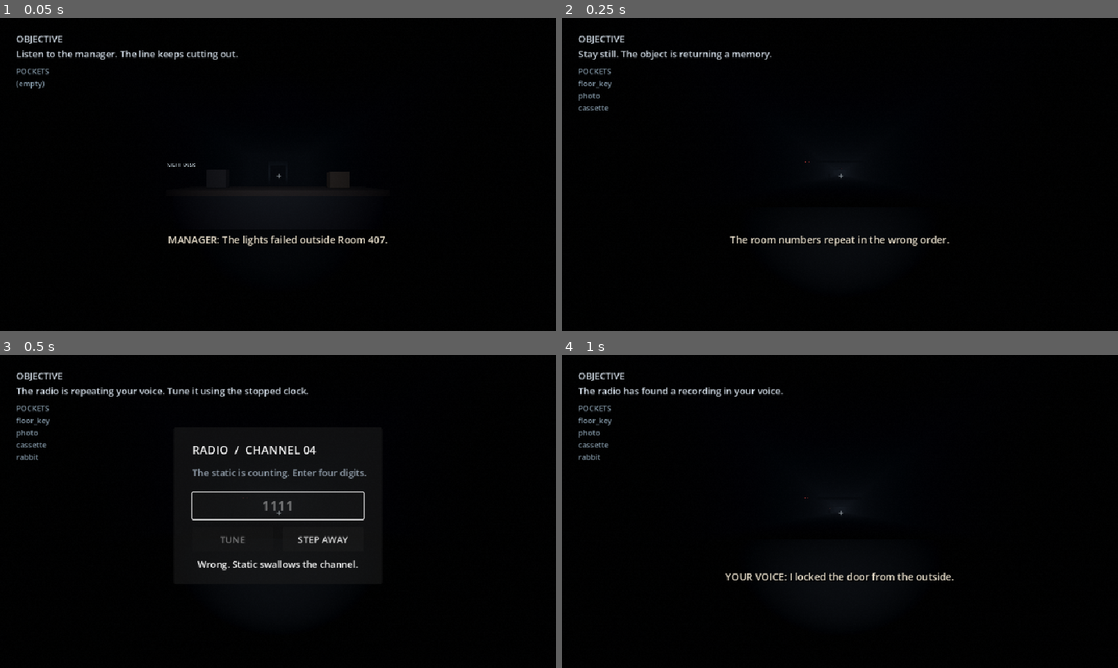
Above: before the commit, frames 1-4 (two rows, left to right).
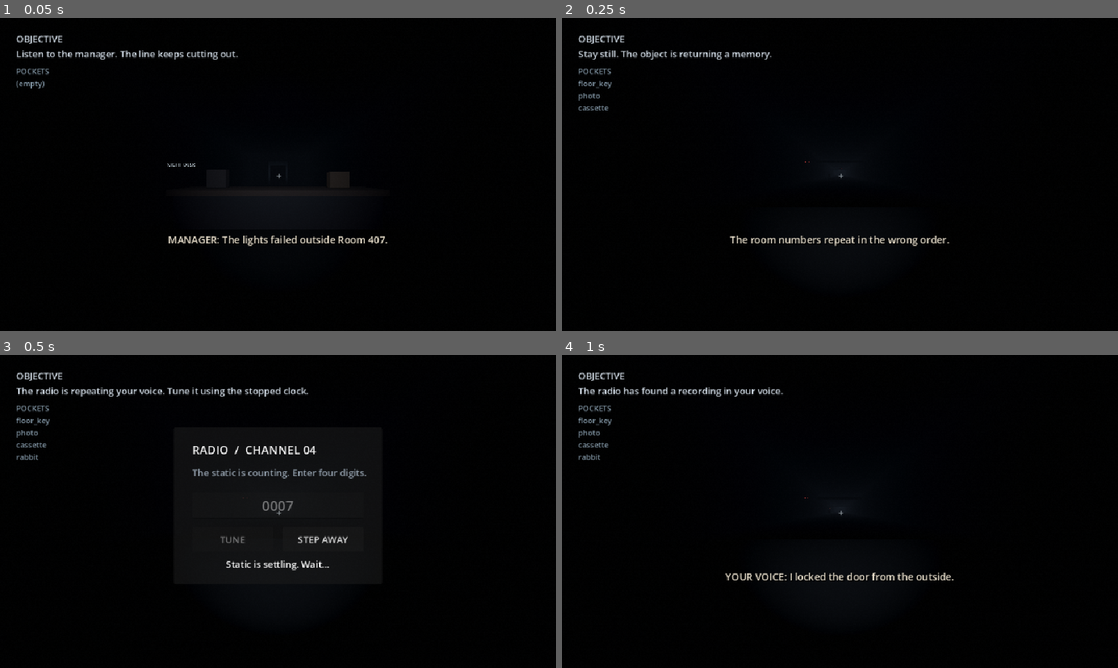
Above: after the commit, the same moments.

Repository: JasonTM17/Horror_Game_Funny
Game: Godot game, scene res://tests/progression-test.tscn
Two runs of this game, one before a commit and one after it. Both use one fixed random seed, a clock stepped at 60 frames per second and the inputs below. This scene is started directly instead of the project's main scene.
Inputs (mouse positions are in pixels of both pictures, inside the frame that each line leads up to):
- Up to frame 1 (0.05 s): no input
- Up to frame 2 (0.25 s): no input
- Up to frame 3 (0.5 s): no input
- Up to frame 4 (1 s): move the mouse to (962, 495) at 0.52 s; hold D (move_right) from 0.53 s (still down); hold F (flashlight) from 0.53 s (still down)

Frames 1-2 are identical in both runs. In frame 3, 0.9% of the frame differs, in the area x 34-66%, y 43-69%; in frame 4, nothing differs.

Commit message:
fix: preserve radio cooldown and stage ending reveal

Diff:
--- a/scripts/puzzles/radio-puzzle.gd
+++ b/scripts/puzzles/radio-puzzle.gd
@@ -8,6 +8,8 @@
 var failures := 0
 var submit_button: Button
 var _accepting_input := true
+var _feedback_generation := 0
+var _cooldown_until_msec := 0
 
 func _ready() -> void:
 	process_mode = Node.PROCESS_MODE_ALWAYS
@@ -18,13 +20,12 @@
 	director = owner
 	player = actor
 	entry.text = ""
-	result.text = "The voice repeats: zero, zero, zero..."
-	_accepting_input = true
-	entry.editable = true
-	if submit_button != null:
-		submit_button.disabled = false
+	var cooldown_active := Time.get_ticks_msec() < _cooldown_until_msec
+	result.text = "Static is settling. Wait..." if cooldown_active else "The voice repeats: zero, zero, zero..."
+	_set_input_enabled(not cooldown_active)
 	visible = true
-	entry.grab_focus()
+	if _accepting_input:
+		entry.grab_focus()
 	if player != null and player.has_method("set_input_locked"):
 		player.set_input_locked("radio", true)
 
@@ -99,21 +100,29 @@
 	result.text = "Wrong. Static swallows the channel."
 	if failures >= 3:
 		result.text = "Hint: the clock stopped at 00:07."
-	_accepting_input = false
-	entry.editable = false
-	submit_button.disabled = true
+	_feedback_generation += 1
+	_cooldown_until_msec = Time.get_ticks_msec() + 550
+	_set_input_enabled(false)
 	AudioManager.play_tone("radio_wrong_static", 96.0, 0.45, -18.0)
-	_finish_wrong_feedback()
+	_finish_wrong_feedback(_feedback_generation)
 
-func _finish_wrong_feedback() -> void:
-	await get_tree().create_timer(0.55).timeout
-	if not is_inside_tree() or not visible:
+func _finish_wrong_feedback(generation: int) -> void:
+	var remaining_seconds := maxf(0.0, float(_cooldown_until_msec - Time.get_ticks_msec()) / 1000.0)
+	if remaining_seconds > 0.0:
+		await get_tree().create_timer(remaining_seconds).timeout
+	if not is_inside_tree() or generation != _feedback_generation:
 		return
+	_cooldown_until_msec = 0
 	entry.text = ""
-	entry.editable = true
-	submit_button.disabled = false
-	_accepting_input = true
-	entry.grab_focus()
+	_set_input_enabled(true)
+	if visible:
+		entry.grab_focus()
+
+func _set_input_enabled(enabled: bool) -> void:
+	_accepting_input = enabled
+	entry.editable = enabled
+	if submit_button != null:
+		submit_button.disabled = not enabled
 
 func close() -> void:
 	visible = false
--- a/scripts/world/chase-sequence-controller.gd
+++ b/scripts/world/chase-sequence-controller.gd
@@ -7,6 +7,7 @@
 var entity: CharacterBody3D
 var ending := false
 var recovering := false
+var ending_reveal_duration := 3.0
 
 var _player: CharacterBody3D
 var _director: Node3D
@@ -64,6 +65,12 @@
 	_director.add_child(ending_label)
 	_player.set_input_locked("ending", true)
 	AudioManager.play_tone("ending", 130.0, 2.0, -15.0)
+	_show_credits_after_reveal()
+
+func _show_credits_after_reveal() -> void:
+	await get_tree().create_timer(maxf(0.0, ending_reveal_duration)).timeout
+	if not is_instance_valid(_director):
+		return
 	var overlay := ENDING_SCENE.instantiate()
 	_director.add_child(overlay)
 	overlay.show_ending()
--- a/tests/progression-test.gd
+++ b/tests/progression-test.gd
@@ -36,6 +36,12 @@
 	radio_ui.entry.text = "1111"
 	radio_ui._submit()
 	if not _require(radio_ui.submit_button.disabled, "wrong radio code must start cooldown"): return
+	radio_ui.close()
+	radio_ui.open(director, player)
+	if not _require(not radio_ui._accepting_input and radio_ui.submit_button.disabled, "closing and reopening radio bypassed cooldown"): return
+	radio_ui.entry.text = "0007"
+	radio_ui._submit()
+	if not _require(not GameState.has_flag("radio_sequence_started"), "radio accepted a code during cooldown"): return
 	if not _require(await _wait_for_radio(radio_ui), "radio cooldown should end"): return
 	radio_ui.entry.text = "0007"
 	radio_ui._submit()
@@ -59,9 +65,11 @@
 		if child.name.begins_with("TheEntity"):
 			entity_count += 1
 	if not _require(entity_count == 1, "fail recovery duplicated the entity"): return
+	director._chase.ending_reveal_duration = 0.01
 	if not _require(director.handle_story_action("exit", player), "ending should accept the completed chase path"): return
 	if not _require(GameState.stage == GameState.Stage.ENDING, "ending stage missing"): return
 	if not _require(gameplay.has_node("AbandonedLobbyFloor"), "abandoned lobby reveal missing"): return
+	if not _require(await _wait_for_node(gameplay, "EndingOverlay"), "credits did not follow the in-world reveal"): return
 	AudioManager.stop_all()
 	print("PROGRESSION_TEST_OK")
 	gameplay.queue_free()
@@ -96,3 +104,10 @@
 			return true
 		await get_tree().process_frame
 	return false
+
+func _wait_for_node(parent: Node, node_name: String, max_frames := 120) -> bool:
+	for _frame in max_frames:
+		if parent.has_node(node_name):
+			return true
+		await get_tree().process_frame
+	return false
